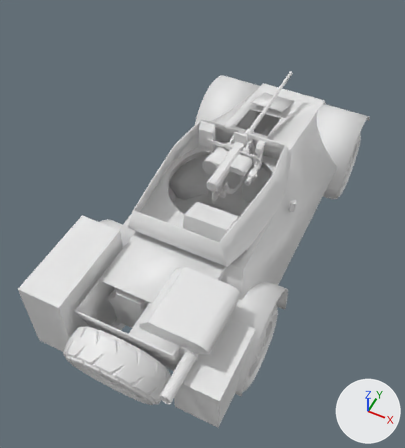
The Blender file Swedish Armored Reconnaissance/armoured car.blend as it was, and as the next commit left it.
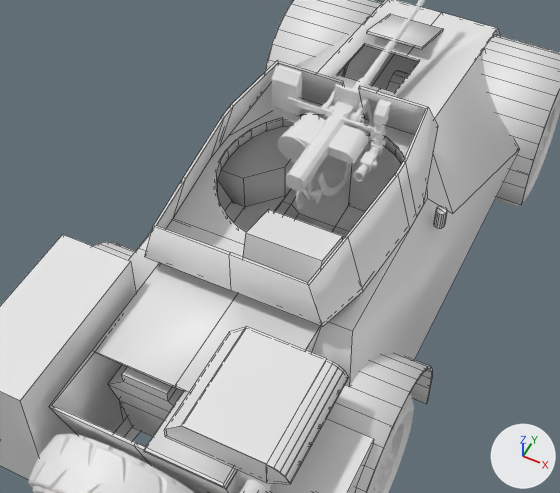
Each version appears first whole from a 50 mm camera at (1.6, -3.98, 5.11) aimed at (-0.01, -0.76, 1.09), and next in a close-up on the part from 12% to 89% of the width and 19% to 80% of the height. The lights are fixed; the arrows at lower right show +X, +Y and +Z. The close-ups show mesh edges as thin lines.

In view in the first close-up: 'Air Intake', 'Engine (Rear Tall)', 'Floorboard', 'Fuel Tanks', 'Gun 20mm', 'Hull (Unmirrored)', 'Radio', 'Storage Boxes', 'Turret Armour', 'Turret Radio', 'Wheel (Rear)', 'Wheel (Spare)'.
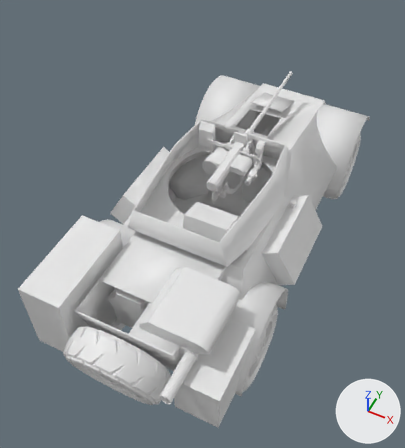
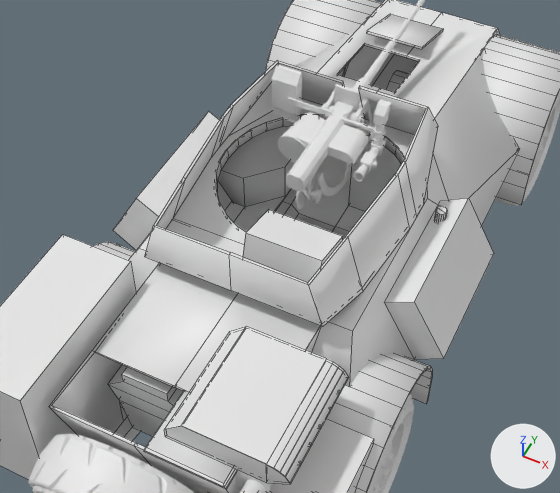
Commit message: added side boxes

The change, as a diff of the scene's bpy script:
```diff
--- a/Swedish Armored Reconnaissance/armoured car.blend.py
+++ b/Swedish Armored Reconnaissance/armoured car.blend.py
@@ me_cube_008 @@
 # used by ob_storage_boxes; location = (0.0, -2.0, 1.0)
-me_cube_008.from_pydata(...)  # 44 vertices, 26 faces; spans x -0.9..0.9, y -0.3..0.6, z -0.4..0.4
+me_cube_008.from_pydata(...)  # 60 vertices, 38 faces; spans x -1.0..1.0, y -0.3..1.9, z -0.4..0.4
+# me_cube_008 part 1
+# 8 vertices are added at x -1.0..1.0, y 1.1, z -0.2..0.25
+# 8 new vertices lie (0.0, 0.8, 0.0) away from vertices in x -1.0..1.0, y 1.1, z -0.2..0.25
+# 12 new faces join them
```

Changed parts and their boxes (x1, y1, x2, y2) in the close-ups (560 x 493 px):
'Storage Boxes', reshaped: before (0, 234, 374, 493); after (0, 111, 494, 493)
part 1 of me_cube_008, added: after (113, 111, 494, 359)
